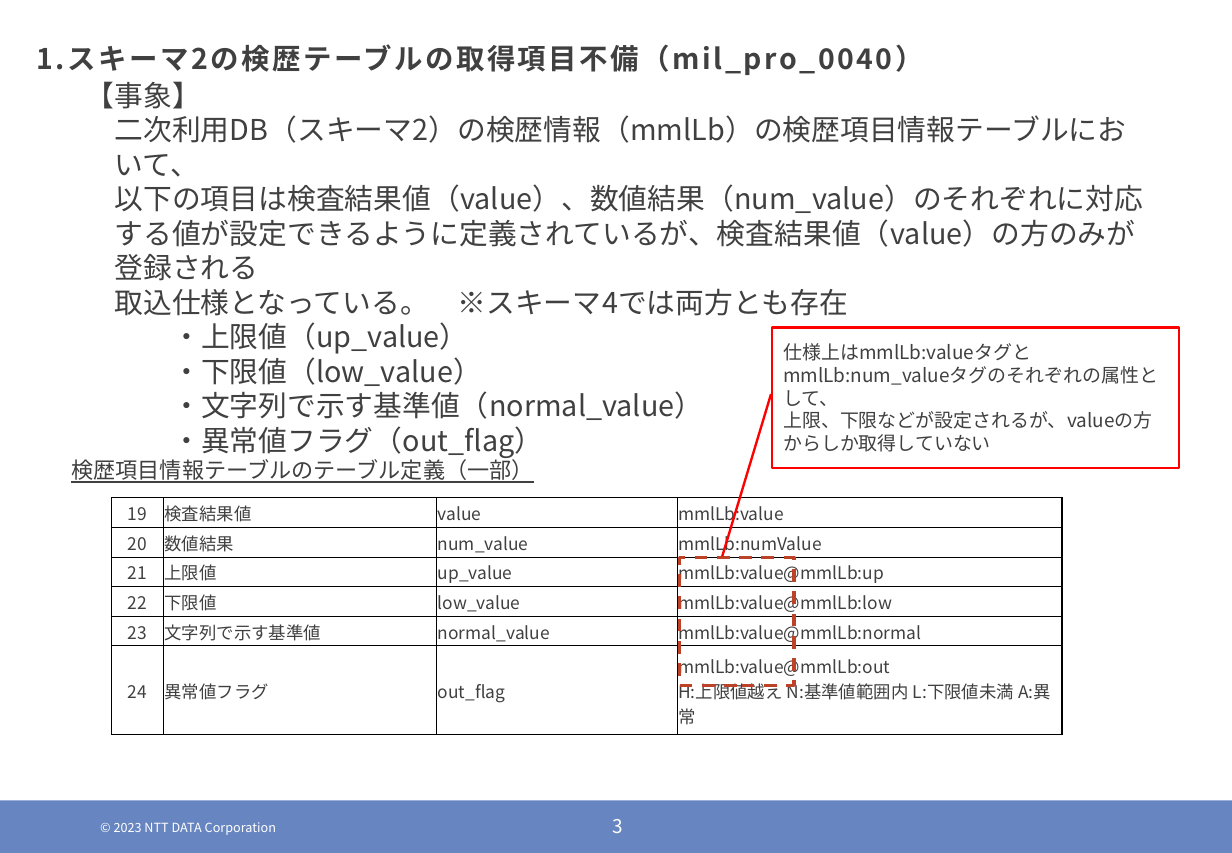
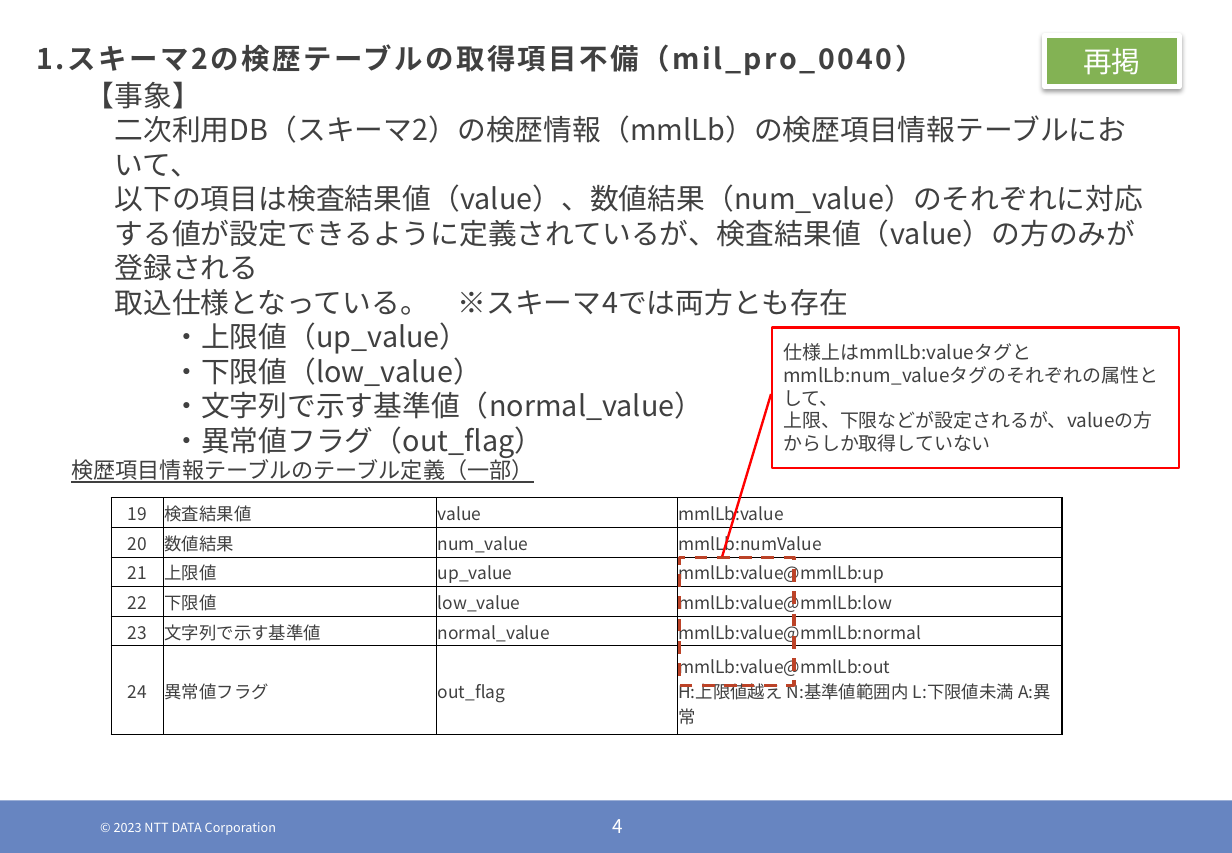
Before and after one commit to kazuyuki-ogata/calapp, a slide deck: slide 4 of 案件改善WG資料.pptx (slide 3 before the commit). Drawn at 1232x853 pixels with LibreOffice and Linux fonts; fonts in the diff are those of the drawing; background and template pictures are left out. Boxes give left, top, right and bottom in pixels: in the first picture for what was removed or moved away, otherwise in the second. Text is boxed around its words. In the diff, an @@ line names an element or a change of style, - is before the commit and + after.

```diff
--- a/案件改善WG資料.pptx
+++ b/案件改善WG資料.pptx
@@ rectangle added at [1045, 35, 1180, 86], fill #83B254, outline #FFFFFF 3 pt, 18.2 pt, text #FFFFFF @@
+再掲
@@ page number at [613, 819, 624, 833]: text changed @@
-3
+4
```
Also in this commit, not shown: 2 other slides changed, 7 slides added, 4 slides removed, 1 other file.
